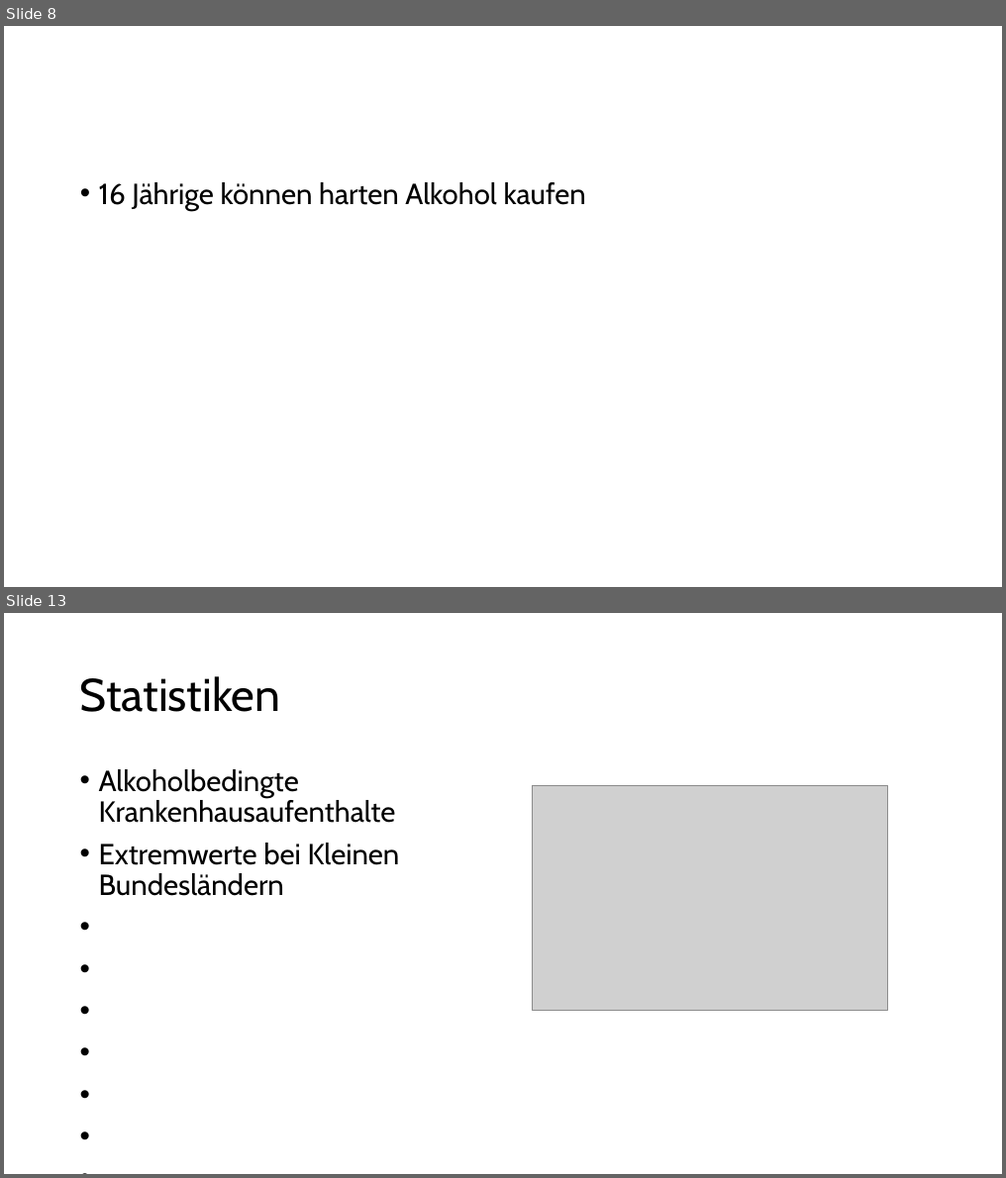
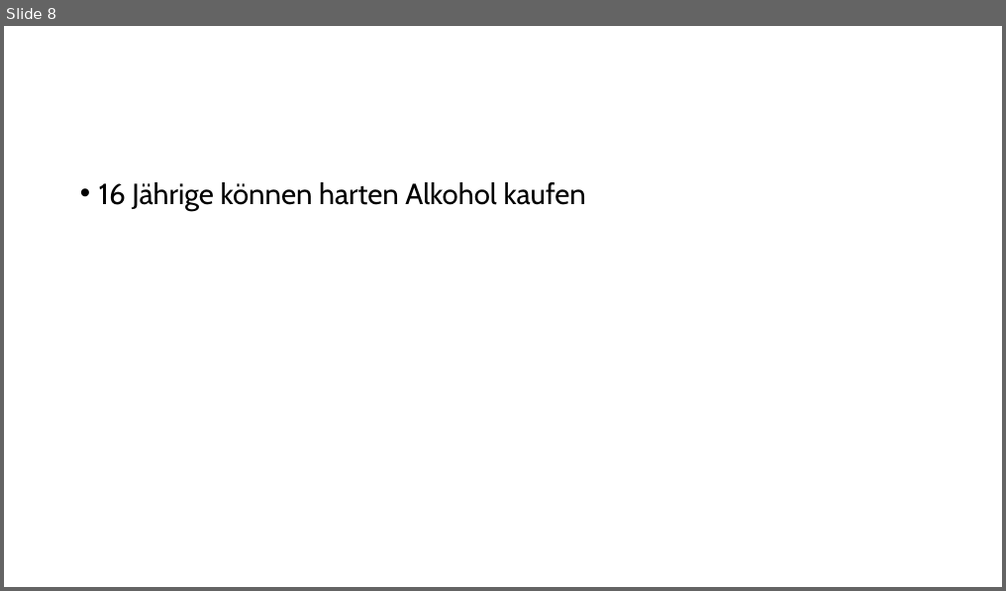
Before and after one commit to Bergschaf/Seminarkurs, a slide deck: präsi/Präsentation.odp. Shown one above the other, each under a label of ours: slides 8 and 13 before the commit, slide 8 after it; the slides between them are not shown. The pictures are 1006x1178 and 1006x591 pixels, drawn with LibreOffice and Linux fonts; fonts in the diff are those of the drawing; grey boxes stand for pictures. Boxes give left, top, right and bottom in pixels: in the first picture for what was removed or moved away, otherwise in the second. Text is boxed around its words. In the diff, an @@ line names an element or a change of style, - is before the commit and + after.

```diff
--- a/präsi/Präsentation.odp
+++ b/präsi/Präsentation.odp
@@ slide 13 removed at <box>4,613,1002,1174</box>, background #FFFFFF @@
@@ title removed at <box>80,676,281,712</box> @@
-Statistiken
@@ text removed at <box>99,769,400,896</box> @@
-• Alkoholbedingte Krankenhausaufenthalte
-• Extremwerte bei Kleinen Bundesländern
@@ picture removed at <box>533,785,888,1011</box> @@
```
Also in this commit, not shown: 1 slide changed, 13 slides added, 4 other slides removed.
